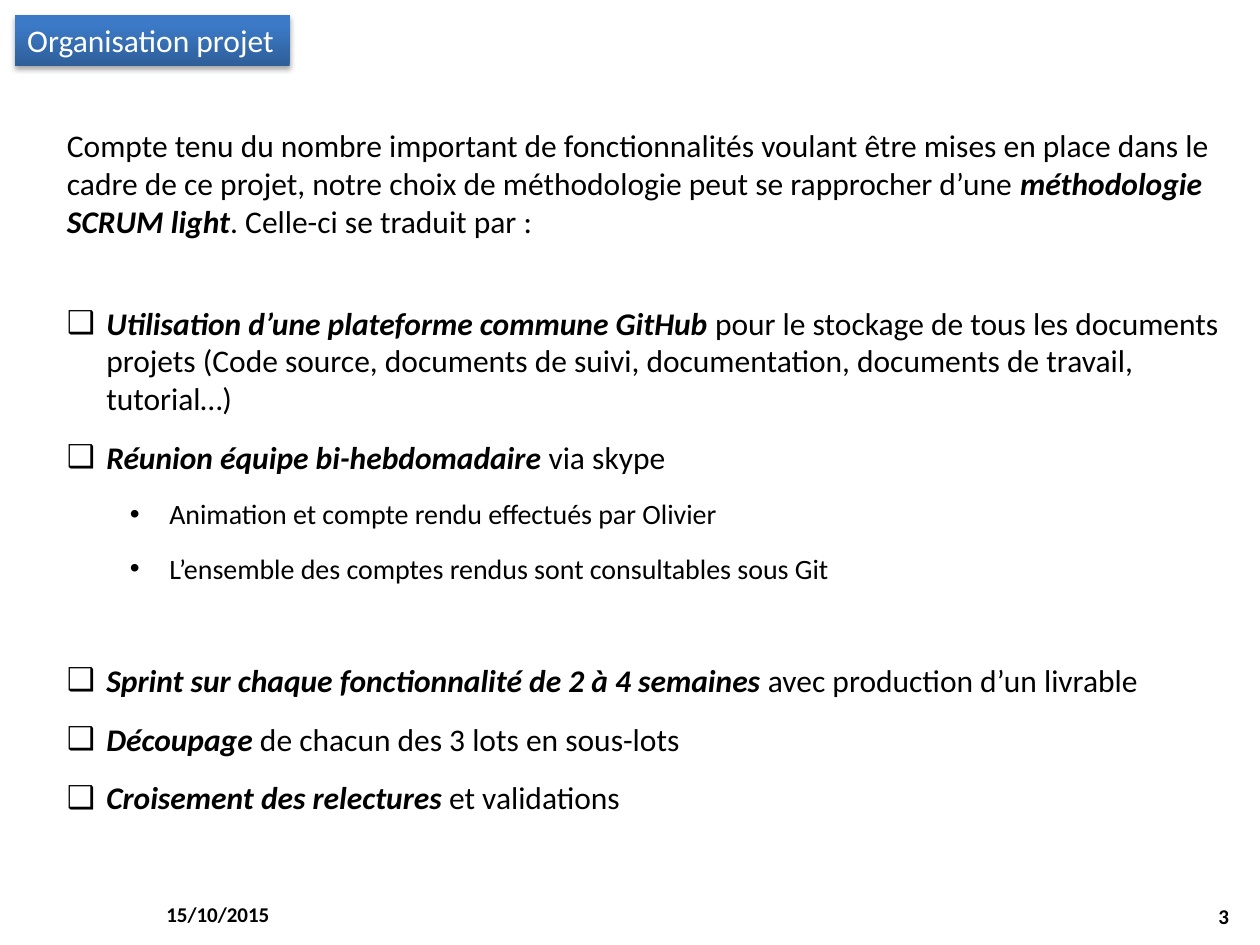
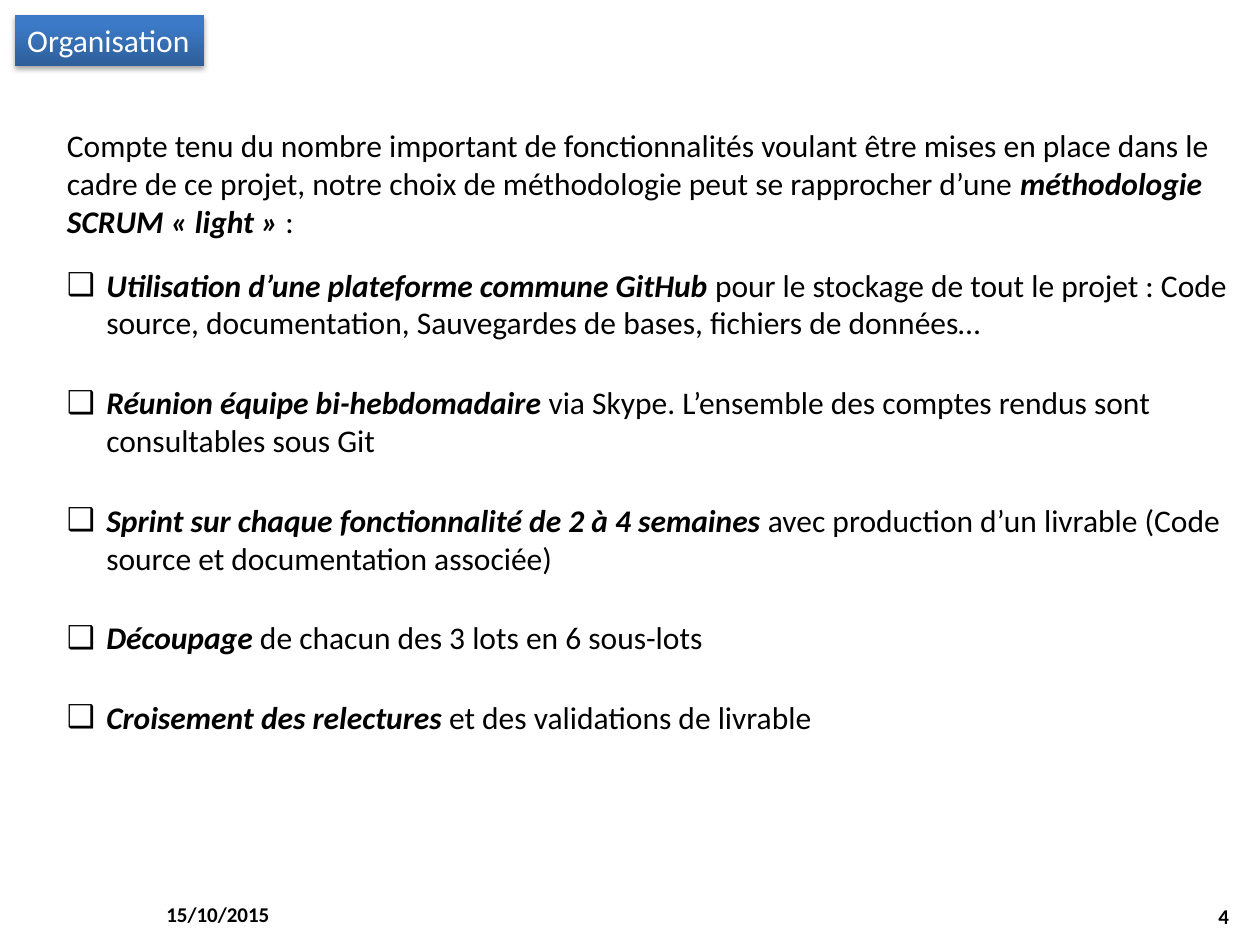
Before and after one commit to M2SIID-ODE/Projet_ODE, a slide deck: slide 4 of Livrables/Documentation/ProjetODE_Livrable_Presentation_Projet.pptx (slide 3 before the commit). Drawn at 1260x945 pixels with LibreOffice and Linux fonts; fonts in the diff are those of the drawing; background and template pictures are left out. Boxes give left, top, right and bottom in pixels: in the first picture for what was removed or moved away, otherwise in the second. Text is boxed around its words. In the diff, an @@ line names an element or a change of style, - is before the commit and + after.

Commit message:
Documentation
Mise à jour du PPTX présenté le 15/10/2015

```diff
--- a/Livrables/Documentation/ProjetODE_Livrable_Presentation_Projet.pptx
+++ b/Livrables/Documentation/ProjetODE_Livrable_Presentation_Projet.pptx
@@ rectangle "Organisation" resized from (x1=15, y1=15, x2=290, y2=66) to (x1=15, y1=15, x2=204, y2=66) @@
@@ text in rectangle at (x1=27, y1=30, x2=189, y2=58): text changed @@
-Organisation projet
+Organisation
@@ text at (x1=67, y1=135, x2=1227, y2=730): text changed @@
-Compte tenu du nombre important de fonctionnalités voulant être mises en place dans le cadre de ce projet, notre choix de méthodologie peut se rapprocher d’une méthodologie SCRUM light. Celle-ci se traduit par :
-❑ Utilisation d’une plateforme commune GitHub pour le stockage de tous les documents projets (Code source, documents de suivi, documentation, documents de travail, tutorial…)
-❑ Réunion équipe bi-hebdomadaire via skype
-  • Animation et compte rendu effectués par Olivier
-  • L’ensemble des comptes rendus sont consultables sous Git
-❑ Sprint sur chaque fonctionnalité de 2 à 4 semaines avec production d’un livrable
-❑ Découpage de chacun des 3 lots en sous-lots
-❑ Croisement des relectures et validations
+Compte tenu du nombre important de fonctionnalités voulant être mises en place dans le cadre de ce projet, notre choix de méthodologie peut se rapprocher d’une méthodologie SCRUM « light » :
+❑ Utilisation d’une plateforme commune GitHub pour le stockage de tout le projet : Code source, documentation, Sauvegardes de bases, fichiers de données…
+❑ Réunion équipe bi-hebdomadaire via Skype. L’ensemble des comptes rendus sont consultables sous Git
+❑ Sprint sur chaque fonctionnalité de 2 à 4 semaines avec production d’un livrable (Code source et documentation associée)
+❑ Découpage de chacun des 3 lots en 6 sous-lots
+❑ Croisement des relectures et des validations de livrable
@@ page number at (x1=1218, y1=910, x2=1229, y2=924): text changed @@
-3
+4
```
Also in this commit, not shown: 5 other slides changed, 2 slides added.
